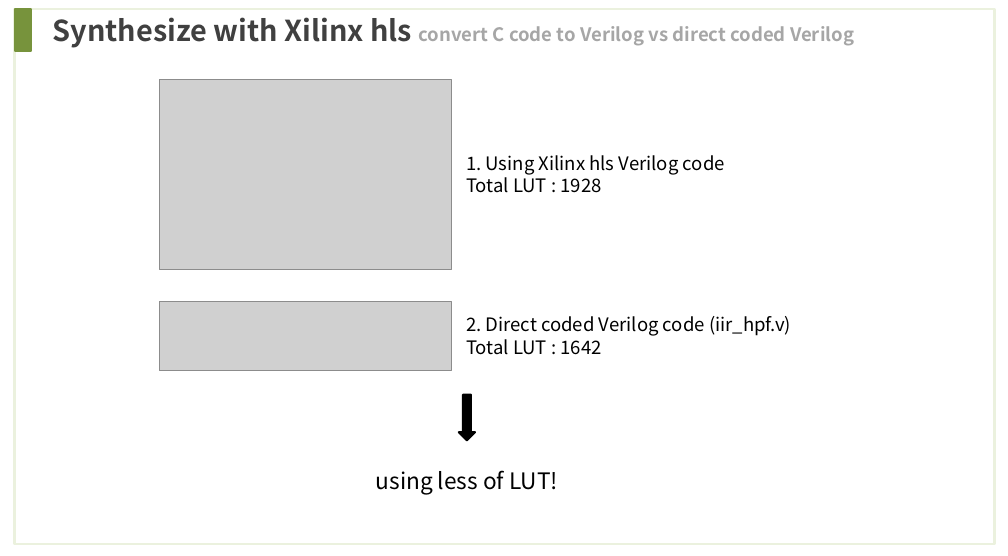
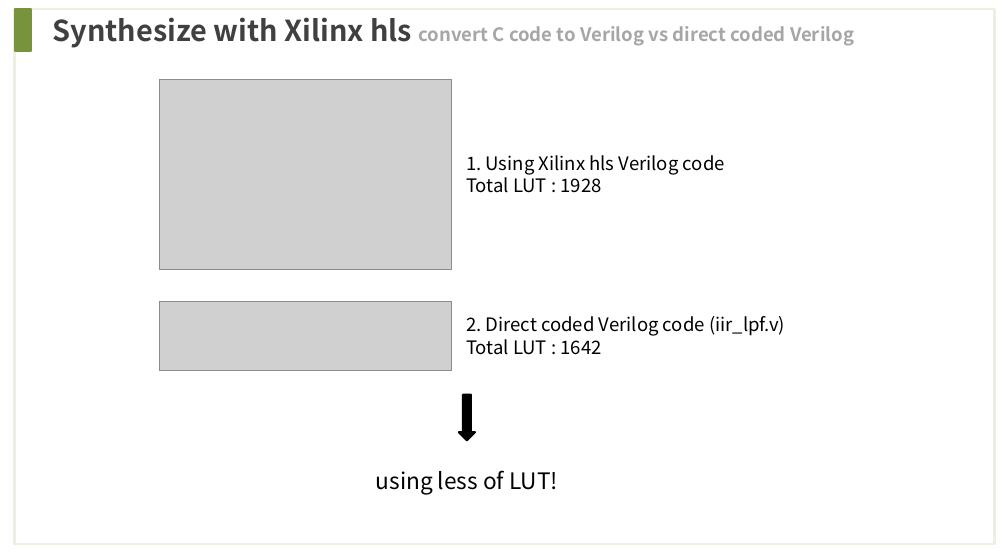
Before and after one commit to wjdwls0630/khu_sensor, a slide deck: slide 17 of reference/Filter/Filter_Test_2.pptx. Drawn at 1008x556 pixels with LibreOffice and Linux fonts; fonts in the diff are those of the drawing; grey boxes stand for pictures. Boxes give left, top, right and bottom in pixels: in the first picture for what was removed or moved away, otherwise in the second. Text is boxed around its words. In the diff, an @@ line names an element or a change of style, - is before the commit and + after.

```diff
--- a/reference/Filter/Filter_Test_2.pptx
+++ b/reference/Filter/Filter_Test_2.pptx
@@ text at (466, 316, 785, 336): text changed @@
-2. Direct coded Verilog code (iir_hpf.v)
+2. Direct coded Verilog code (iir_lpf.v)
```
